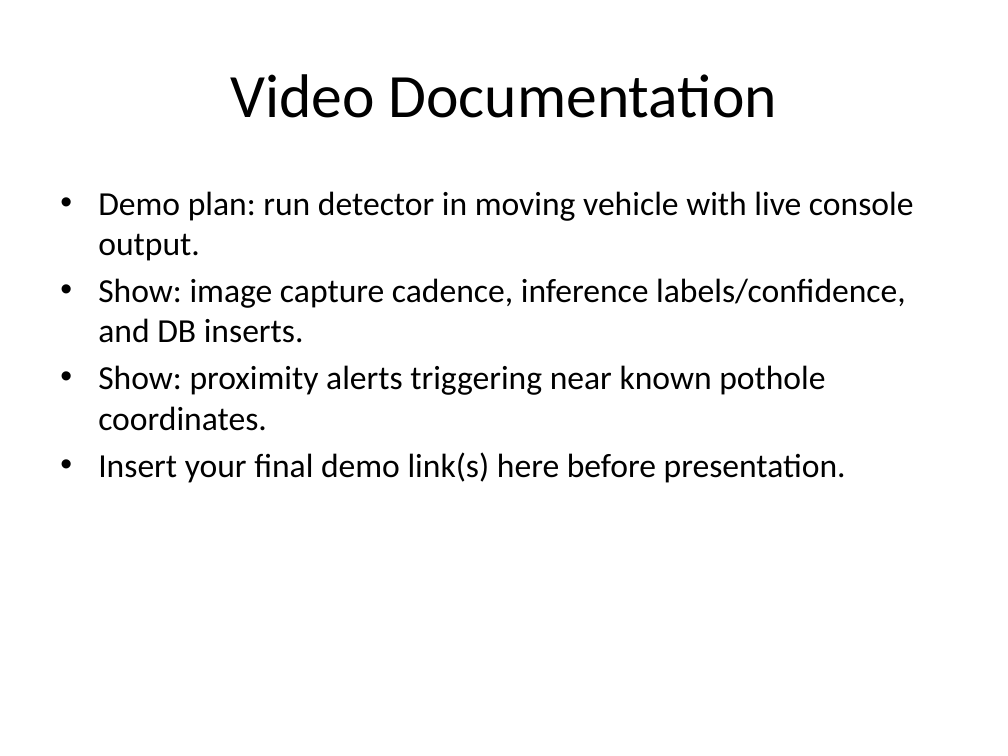
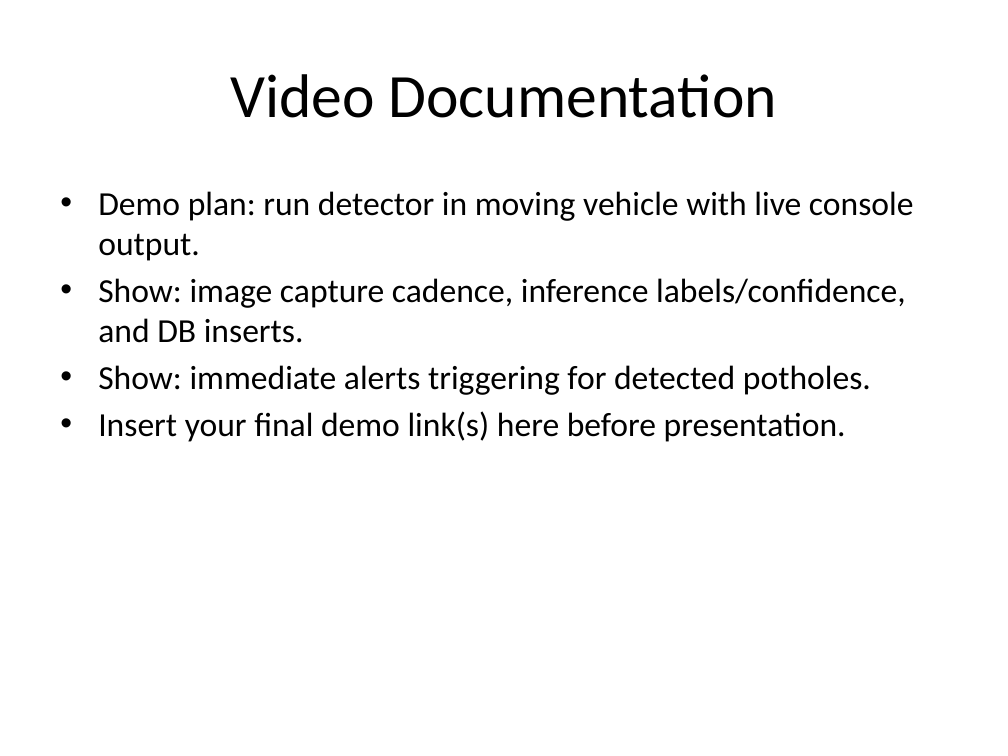
Before and after one commit to Josh7511/pothole-detection, a slide deck: slide 8 of Pothole_Detection_Presentation.pptx. Drawn at 1008x756 pixels with LibreOffice and Linux fonts; fonts in the diff are those of the drawing. Boxes give left, top, right and bottom in pixels: in the first picture for what was removed or moved away, otherwise in the second. Text is boxed around its words. In the diff, an @@ line names an element or a change of style, - is before the commit and + after.

```diff
--- a/Pothole_Detection_Presentation.pptx
+++ b/Pothole_Detection_Presentation.pptx
@@ text at (98, 365, 871, 395): text changed @@
-• Show: proximity alerts triggering near known pothole coordinates.
+• Show: immediate alerts triggering for detected potholes.
```
Also in this commit, not shown: 7 other slides changed, 5 other files.
